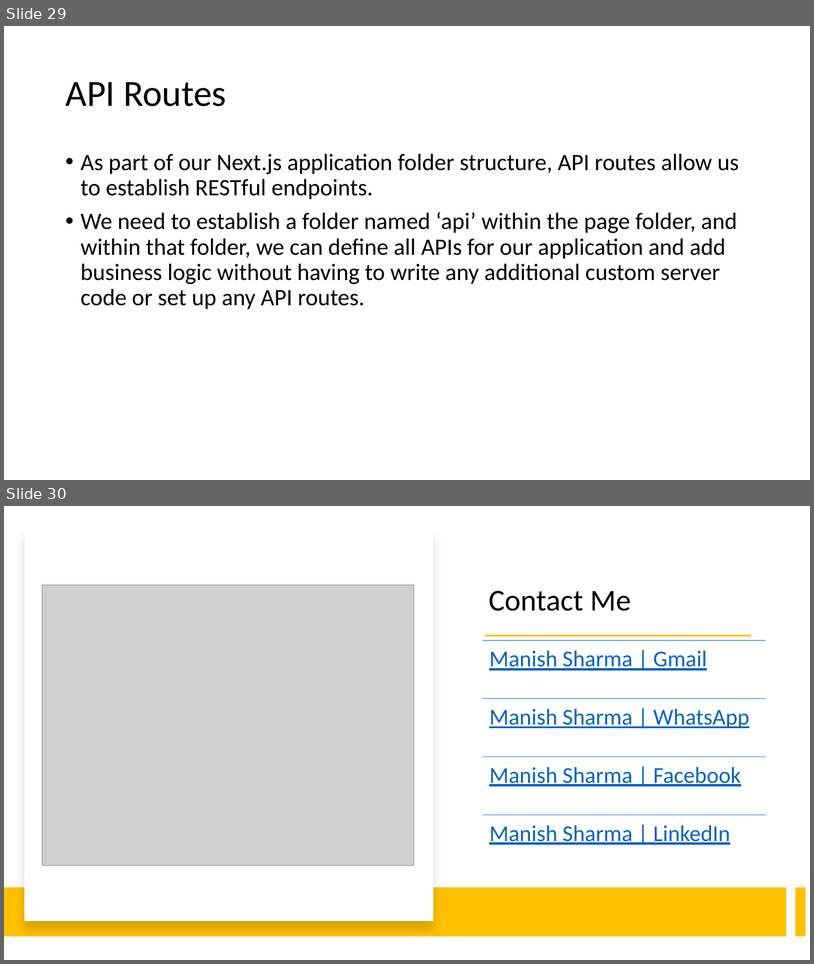
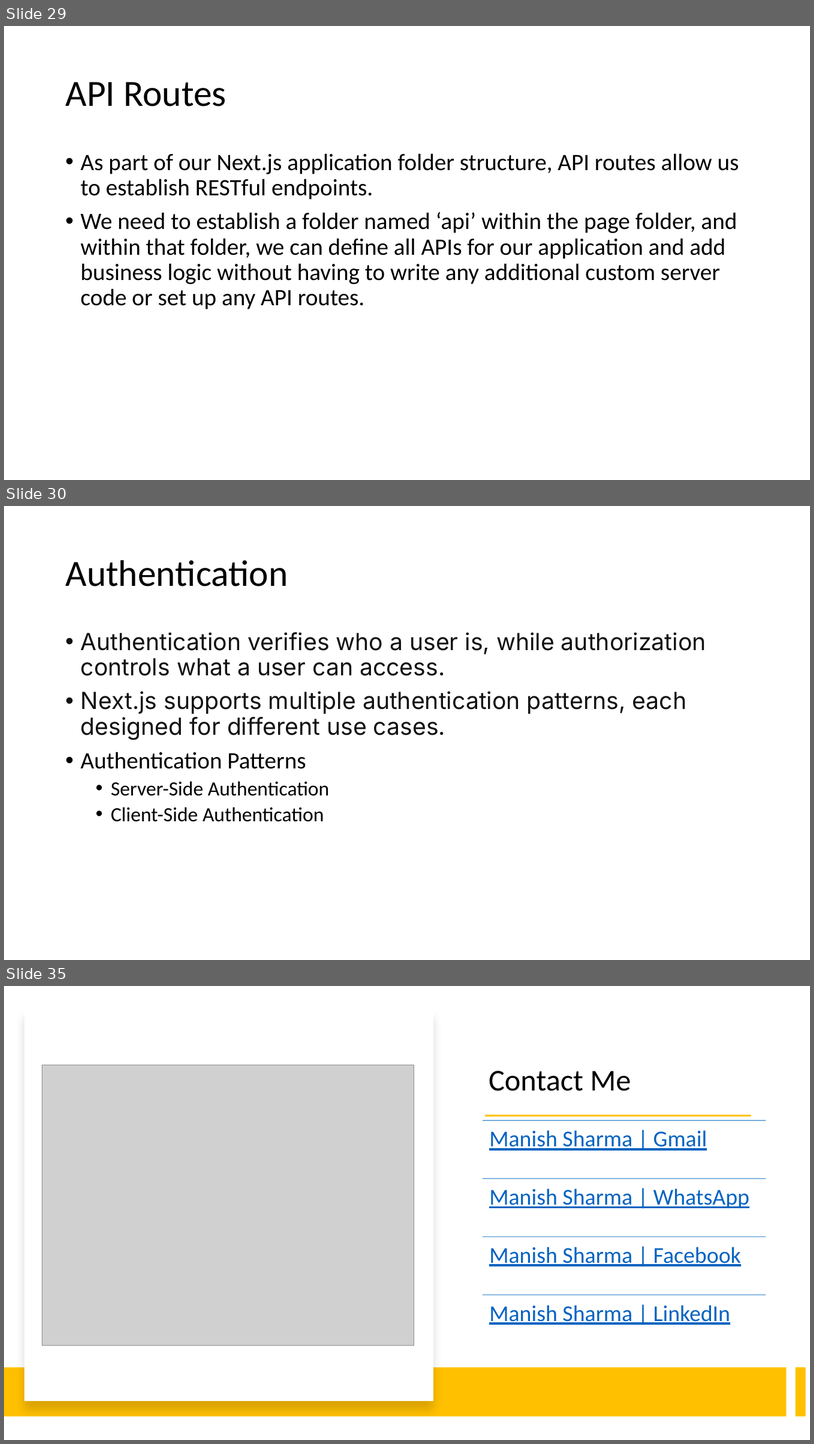
Before and after one commit to manishvbn/NextJS_Jun22, a slide deck: Notes/NextJS.pptx. Shown one above the other, each under a label of ours: slides 29 and 30 before the commit, slides 29, 30 and 35 after it; the slides between them are not shown. The pictures are 814x964 and 814x1444 pixels, drawn with LibreOffice and Linux fonts; fonts in the diff are those of the drawing; grey boxes stand for pictures. Boxes give left, top, right and bottom in pixels: in the first picture for what was removed or moved away, otherwise in the second. Text is boxed around its words. In the diff, an @@ line names an element or a change of style, - is before the commit and + after.

```diff
--- a/Notes/NextJS.pptx
+++ b/Notes/NextJS.pptx
@@ slide 30 added at [4, 506, 810, 960], background #FFFFFF @@
@@ title added at [65, 560, 288, 586], 44 pt, text #000000 @@
+Authentication
@@ text added at [81, 632, 707, 822], 28 pt, text #111111 @@
+• Authentication verifies who a user is, while authorization controls what a user can access.
+• Next.js supports multiple authentication patterns, each designed for different use cases.
+• Authentication Patterns
+  • Server-Side Authentication
+  • Client-Side Authentication
@@ what was slide 30 is now slide 35 @@
```
Also in this commit, not shown: 4 other slides added.
